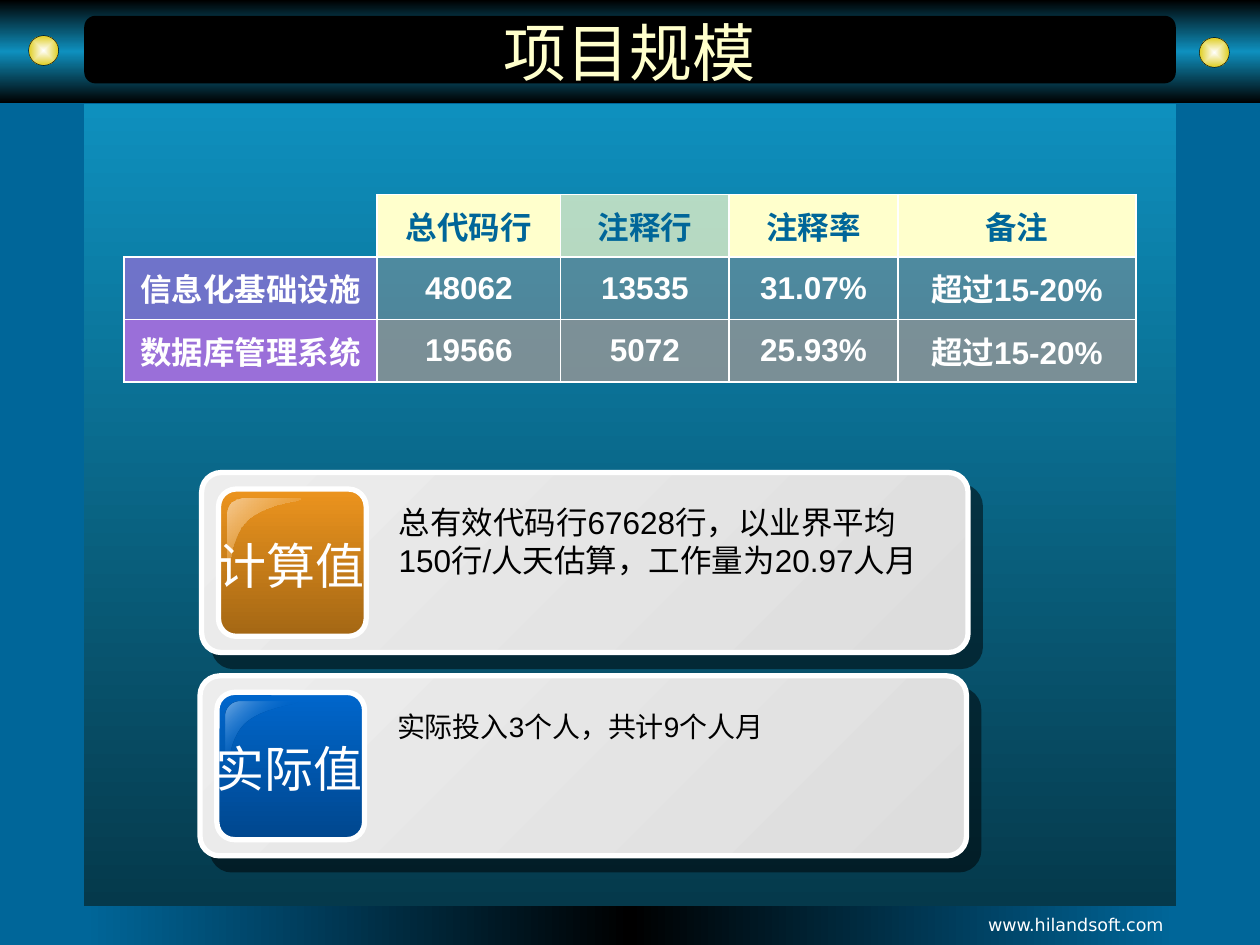
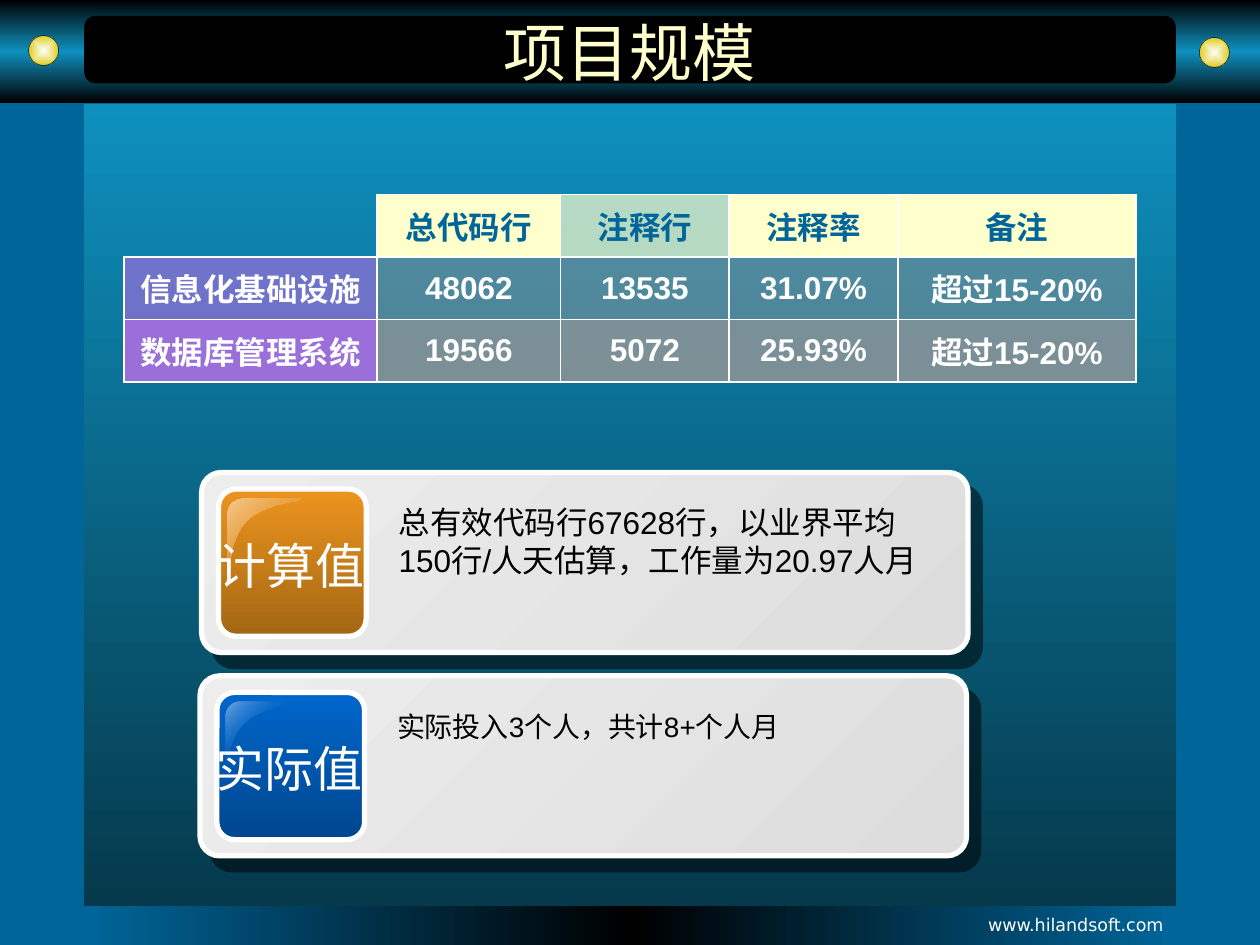
Before and after one commit to notinmood/HilandCompany, a slide deck: slide 6 of Projects/校企英才/DOC/校企英才数据库项目交付沟通暨功能演示.pptx. Drawn at 1260x945 pixels with LibreOffice and Linux fonts; fonts in the diff are those of the drawing. Boxes give left, top, right and bottom in pixels: in the first picture for what was removed or moved away, otherwise in the second. Text is boxed around its words. In the diff, an @@ line names an element or a change of style, - is before the commit and + after.

```diff
--- a/Projects/校企英才/DOC/校企英才数据库项目交付沟通暨功能演示.pptx
+++ b/Projects/校企英才/DOC/校企英才数据库项目交付沟通暨功能演示.pptx
@@ text at (x1=397, y1=713, x2=779, y2=740): text changed @@
-实际投入3个人，共计9个人月
+实际投入3个人，共计8+个人月
```
Also in this commit, not shown: 1 other slide changed, 13 other files.
